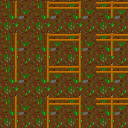
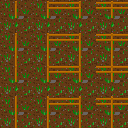
Before/after of a (128, 128) layered artwork. What changed in the layer stack:
painted on "Hintergrund" over <box>111,56,113,64</box>
